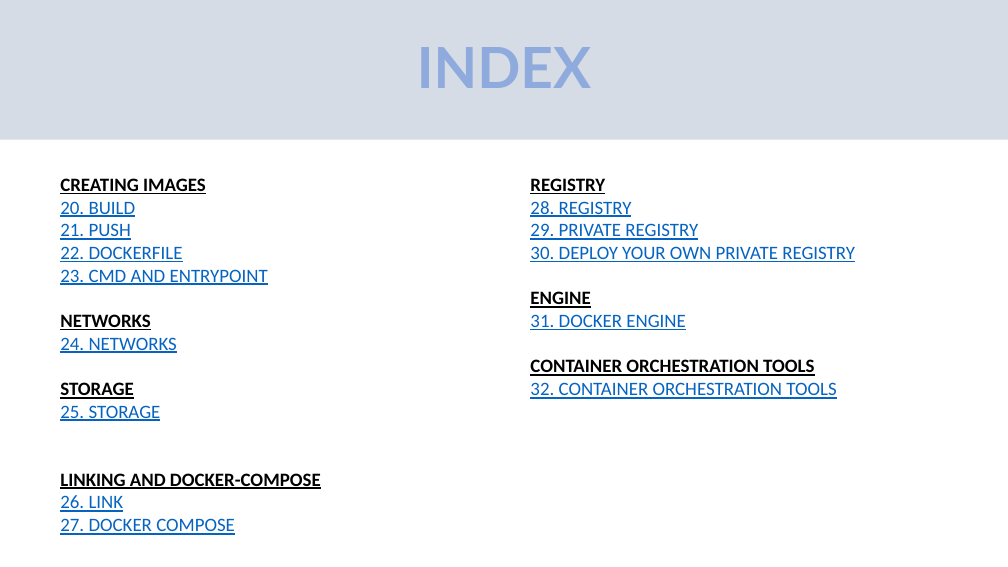
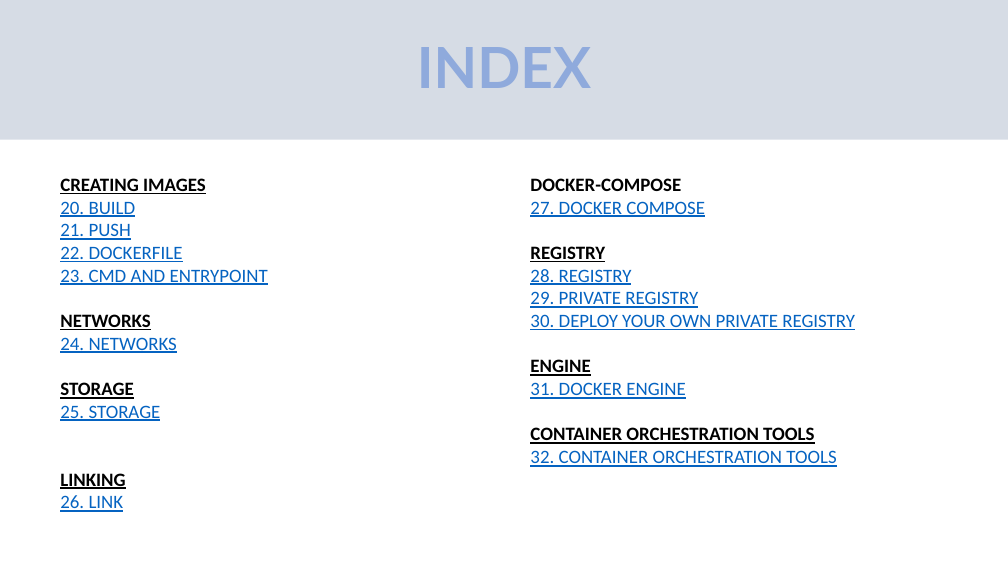
Before and after one commit to oriolordi/Docker_Commands_and_Notes, a slide deck: slide 3 of DOCKER Commands and Notes.pptx. Drawn at 1008x567 pixels with LibreOffice and Linux fonts; fonts in the diff are those of the drawing. Boxes give left, top, right and bottom in pixels: in the first picture for what was removed or moved away, otherwise in the second. Text is boxed around its words. In the diff, an @@ line names an element or a change of style, - is before the commit and + after.

Commit message:
Added a couple slides to the docker-compose section

```diff
--- a/DOCKER Commands and Notes.pptx
+++ b/DOCKER Commands and Notes.pptx
@@ text at box(530, 178, 681, 191): paragraph added @@
+DOCKER-COMPOSE
@@ text at box(60, 473, 125, 489): text changed @@
-LINKING AND DOCKER-COMPOSE
+LINKING
```
Also in this commit, not shown: 3 other slides changed, 3 slides added, 1 slide removed.
